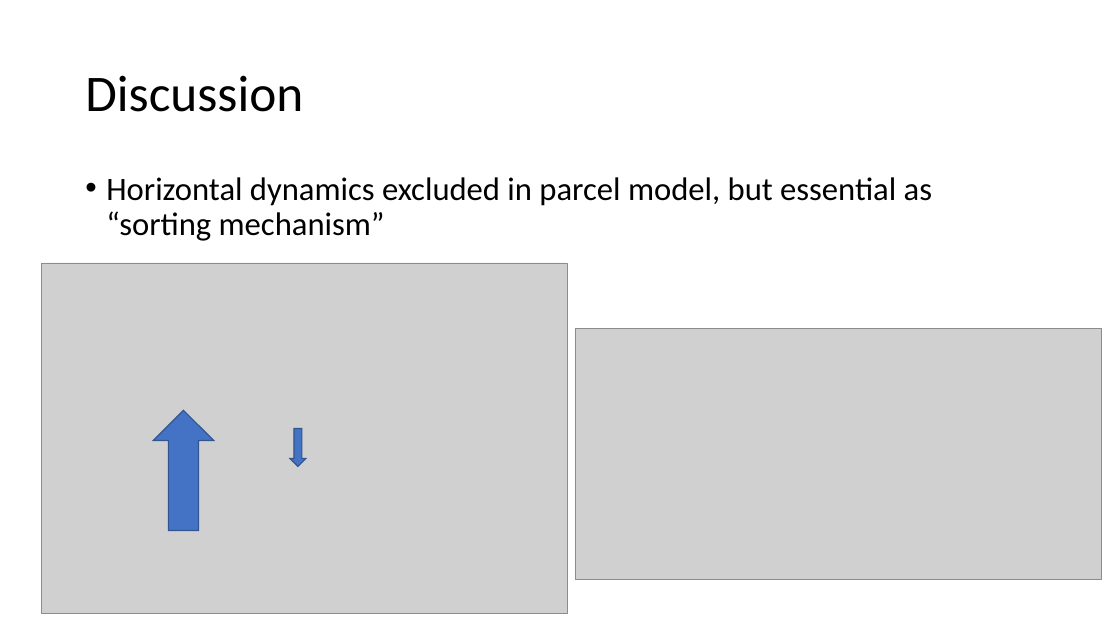
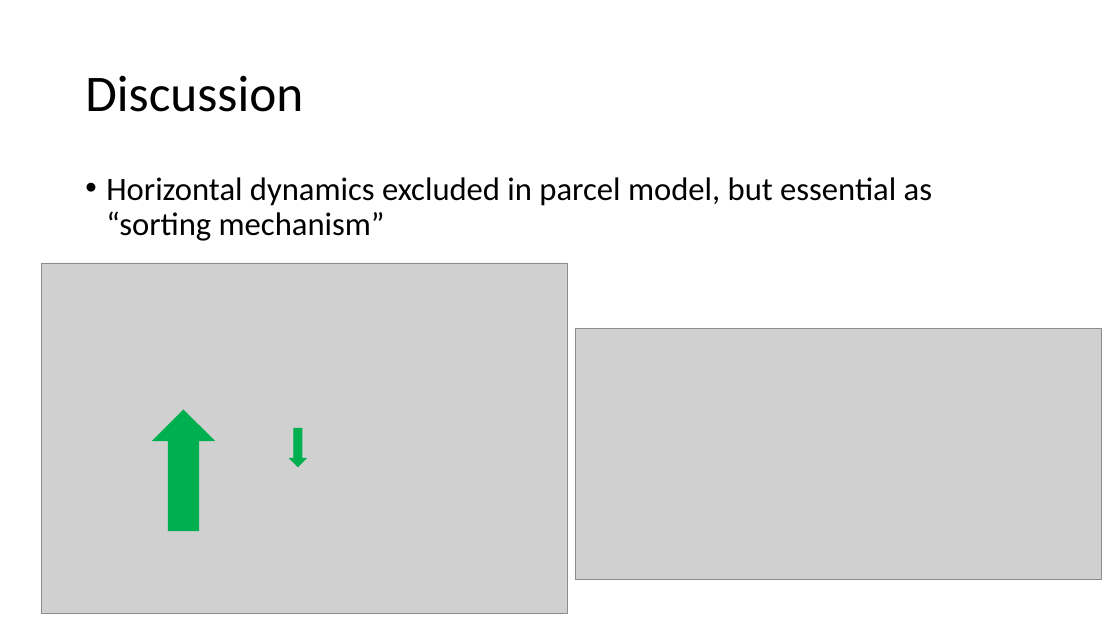
Before and after one commit to meteoNL/CloudParcelModel_SOACproject, a slide deck: slide 17 of model_representation.pptx (slide 18 before the commit). Drawn at 1120x630 pixels with LibreOffice and Linux fonts; fonts in the diff are those of the drawing; grey boxes stand for pictures. Boxes give left, top, right and bottom in pixels: in the first picture for what was removed or moved away, otherwise in the second. Text is boxed around its words. In the diff, an @@ line names an element or a change of style, - is before the commit and + after.

```diff
--- a/model_representation.pptx
+++ b/model_representation.pptx
@@ up arrow at (154,410,214,530): fill #4472C4 to #00B050; outline #325491 1 pt to #00B050 1 pt @@
@@ down arrow at (290,429,306,466): fill #4472C4 to #00B050; outline #325491 1 pt to #00B050 1 pt @@
```
Also in this commit, not shown: 6 other slides changed, 1 slide added, 2 slides removed, 1 other file.
